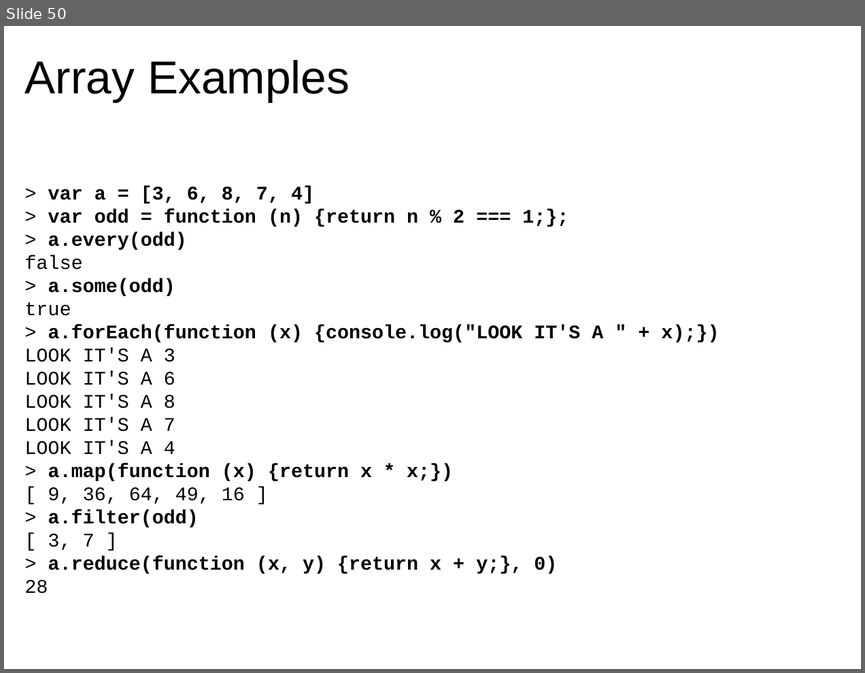
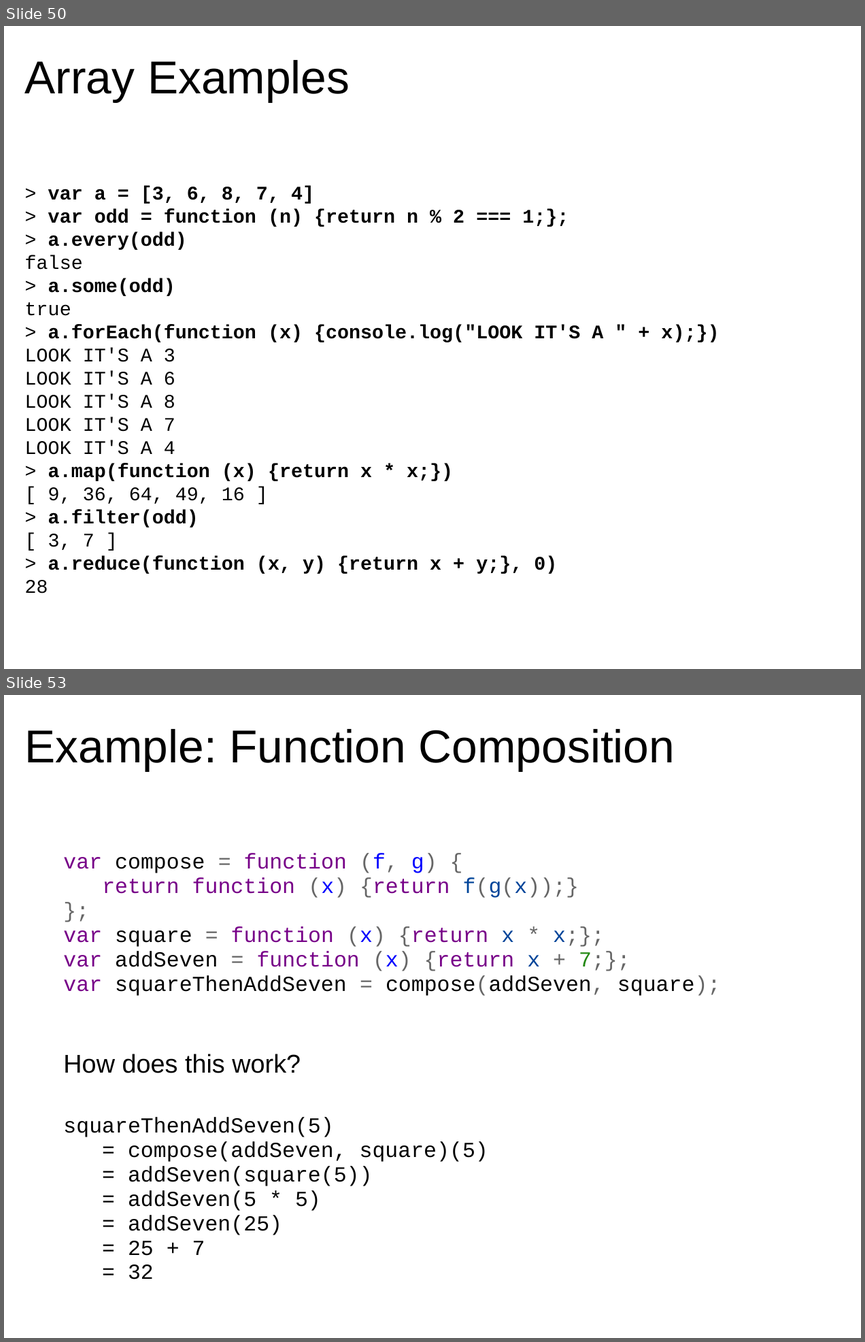
Before and after one commit to dondi/javascript-book, a slide deck: presentations/Chapter_5_Presentation.ppt. Shown one above the other, each under a label of ours: slide 50 before the commit, slides 50 and 53 after it; the slides between them are not shown. The pictures are 865x673 and 865x1342 pixels, drawn with LibreOffice and Linux fonts; fonts in the diff are those of the drawing; background and template pictures are left out. Boxes give left, top, right and bottom in pixels: in the first picture for what was removed or moved away, otherwise in the second. Text is boxed around its words. In the diff, an @@ line names an element or a change of style, - is before the commit and + after.

```diff
--- a/presentations/Chapter_5_Presentation.ppt
+++ b/presentations/Chapter_5_Presentation.ppt
@@ slide 53 added at [4,695,861,1338], background picture (left out) @@
@@ title added at [25,729,674,771], 43 pt, text #000000 @@
+Example: Function Composition
@@ text added at [63,853,720,1279], 20 pt, text #000000 @@
+  var compose = function (f, g) {
+  return function (x) {return f(g(x));}
+  };
+  var square = function (x) {return x * x;};
+  var addSeven = function (x) {return x + 7;};
+  var squareThenAddSeven = compose(addSeven, square);
+  How does this work?
+  squareThenAddSeven(5)
+  = compose(addSeven, square)(5)
+  = addSeven(square(5))
+  = addSeven(5 * 5)
+  = addSeven(25)
+  = 25 + 7
+  = 32
```
Also in this commit, not shown: 8 slides changed, 7 other slides added, 3 slides removed.
